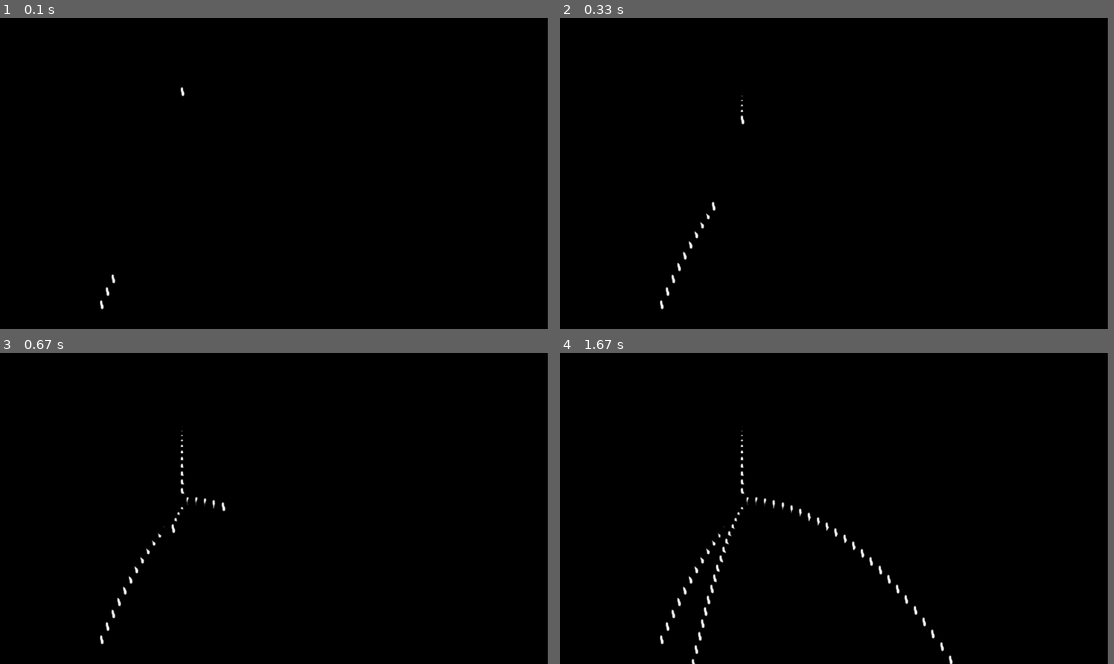
Above: before the commit, frames 1-4 (two rows, left to right).
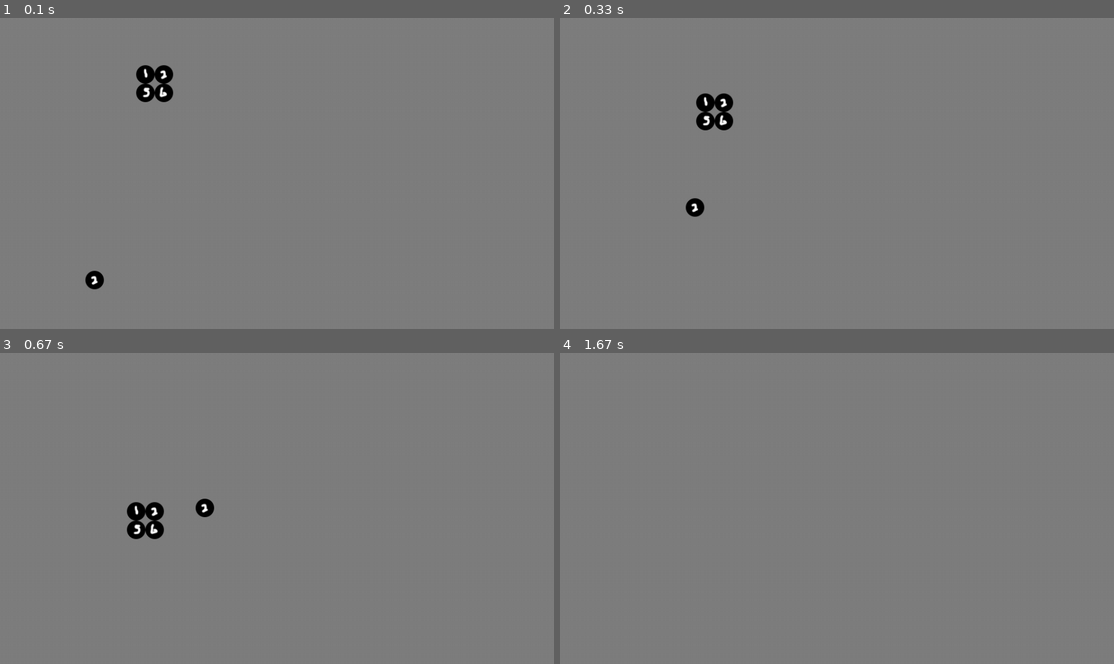
Above: after the commit, the same moments.

Repository: Firedan1176/Pygame-Platformer
Game: pygame game, started from game.py
Same seed, same stepped clock (60 frames per second), same inputs: the game is played once before the commit and once after it.
Inputs:
- Up to frame 1 (0.1 s): no input
- Up to frame 2 (0.33 s): no input
- Up to frame 3 (0.67 s): no input
- Up to frame 4 (1.67 s): no input
The window is 890x506 before the commit and 900x506 after it. Grey fills any space a smaller window leaves; there, only what the larger window draws over its background counts as a difference.

The runs differ from the first frame. In frame 1, 98% of the frame differs, in the area x 0-99%, y 0-100%; in frame 2, 98%; in frame 3, 98%; in frame 4, 99%.

Commit message:
Sprite and object handling
updated sprite loading and changed the way objects are handled. GameObjects are now sorted based on their z depth

Diff:
--- a/game.py
+++ b/game.py
@@ -8,7 +8,7 @@
 
 pygame.init()
 
-display = pygame.display.set_mode((950, 540))
+display = pygame.display.set_mode((960, 540))
 pygame.display.set_caption("Pygame Project")
 
 clock = pygame.time.Clock()
@@ -17,23 +17,25 @@
 class testScene:
 
     def __init__(self):
-        test_sprite_surf = pygame.image.load("test_spritesheet.png").convert_alpha()
 
-
-        self.a = Entity()
+        self.a = Entity(1)
         self.a.static = False
         self.a.position = Vector2(300, 400)
-        self.a.scale = Vector2(32, 32)
-        self.a.spritesheet_surf = test_sprite_surf
-        self.a.addSprite(pygame.Rect(0, 0, self.a.scale.x, self.a.scale.y))
+        self.a.scale = Vector2(64, 64)
+        self.a.loadSprite("test_spritesheet.png", [(0, 0)])
 
-        self.b = Entity()
+        self.b = Entity(2)
         self.b.static = False
         self.b.position = Vector2(150, 0)
         self.b.velocity = Vector2(10, 25)
         self.b.scale = Vector2(32, 32)
-        self.b.spritesheet_surf = test_sprite_surf
-        self.b.addSprite(pygame.Rect(32, 0, self.b.scale.x, self.b.scale.y))
+        self.b.loadSprite("test_spritesheet.png", [(32, 0)])
+
+        self.bg = GameObject(0)
+        self.bg.position = Vector2(960, 0)
+        self.bg.scale = Vector2(960, 540)
+        self.bg.loadSprite("dark_grey.png", [(0, 0)])
+
 
 testScene()
 
--- a/objects.py
+++ b/objects.py
@@ -1,40 +1,66 @@
+import pygame
 from pygame.math import Vector2
+import utils
 import physics
 
 scene_gameobjects = []
 
+scene_sprites = {}
+
+#Insert an object deriving from GameObject into the scene
+def insertObject(obj):
+    global scene_gameobjects
+    #Get the index of the next highest value
+    #Change 'x.z' to search by a different value other than the z depth
+    i = utils.binarySearch([x.z for x in scene_gameobjects], obj.z, 0, len(scene_gameobjects) - 1)
+    scene_gameobjects = scene_gameobjects[:i] + [obj] + scene_gameobjects[i:]
+
+#Remove an object from the scene
+#It may be wise to find a way to binary search and remove it
+#Note that you may need to iterate over the matched index a few times as some game elements
+#will have the same z value
+def removeObject(obj):
+    global scene_gameobjects
+    scene_gameobjects.remove(obj)
+    del obj
+
 class GameObject:
-    spritesheet_surf = None
-    spritesheet = []
-    sprite_index = 0
 
-    def __init__(self, position = Vector2(0, 0), scale = Vector2(1, 1), rotation = 0):
-        scene_gameobjects.append(self)
-        #self.id = len(scene_gameobjects) #Do something different than this
-        self.position = position
-        self.scale = scale
-        self.rotation = rotation
+    def __init__(self, z):
+        self.z = z
+        self.position = Vector2(0, 0)
+        self.scale = Vector2(32, 32)
+        self.rotation = 0
+        self.sprite_index = 0 #default to the first sprite
+        self.sprites = []
+
+        global scene_gameobjects
+        insertObject(self)
+
+    def loadSprite(self, filename, coords):
+        global scene_sprites
+        if filename not in scene_sprites:
+            scene_sprites[filename] = pygame.image.load(filename).convert_alpha()
+        self.sprite_source = scene_sprites[filename]
+        for x in coords:
+            self.sprites.append(pygame.Rect(x[0], x[1], self.scale.x, self.scale.y))
 
 
-    def addSprite(self, rectangle):
-        self.spritesheet.append(rectangle)
-
 class Entity(GameObject):
-    def __init__(self):
-        GameObject.__init__(self)
+    def __init__(self, z):
+        super().__init__(z)
+        #GameObject.__init__(self)
         self.static = True
         self.collisions = True
         self.velocity = Vector2(0, 0)
         self.mass = 1
         self.restitution = 0.2 #debug test value
 
+
 #Returns sublist of scene_gameobjects where each item is the same class as classType or its base class(es)
 def getObjectsOfType(classType = GameObject):
     return [item for item in scene_gameobjects if item.__class__ == classType or classType in item.__class__.__bases__]
 
-def destroy(go):
-    scene_gameobjects.remove(go)
-    del go
 
 #Initiates physics solving
 def solvePhysics():
@@ -43,5 +69,5 @@
 #Draws objects.
 def draw(display):
     for obj in getObjectsOfType(GameObject):
-        if obj.spritesheet_surf and obj.spritesheet and len(obj.spritesheet) > 0:
-            display.blit(obj.spritesheet_surf, (obj.position[0], display.get_height() - obj.position[1] - obj.spritesheet[obj.sprite_index].height), obj.spritesheet[obj.sprite_index])
+        if obj.sprites and len(obj.sprites) > 0:
+            display.blit(obj.sprite_source, (obj.position[0] - obj.sprites[obj.sprite_index].width, display.get_height() - obj.position[1] - obj.sprites[obj.sprite_index].height), obj.sprites[obj.sprite_index])
--- /dev/null
+++ b/utils.py
@@ -0,0 +1,56 @@
+#Contains utilities for sorting and inserting into a list of INTEGERS
+
+
+#Searches for val in iterator or returns next highest value's index
+def binarySearch(iterator, val, start, end):
+    if start == end:
+        if iterator[start] > val:
+            return start
+        else:
+            return start + 1
+
+    if start> end:
+        return start
+
+    mid = (start + end) // 2
+    if iterator[mid] < val:
+        return binarySearch(iterator, val, mid + 1, end)
+    elif iterator[mid] > val:
+        return binarySearch(iterator, val, start, mid - 1)
+    else:
+        return mid
+
+#Sorty boi
+def insertionSort(iterator):
+    for i in range(1, len(iterator)):
+        val = iterator[i]
+        j = binarySearch(iterator, val, 0, i - 1)
+        #Concatenate a new list that puts the selected value in the right order
+        iterator = iterator[:j] + [val] + iterator[j:i] + iterator[i + 1:]
+    return iterator
+
+
+#Inserts val into a sorted list
+def insert(iterator, val):
+    #Get the index of the next highest val in iterator
+    i = binarySearch(iterator, val, 0, len(iterator) - 1)
+    #Concatenate a new list that puts the value in a sorted list
+    iterator = iterator[:i] + [val] + iterator[i:]
+    return iterator
+
+#Removes val from a sorted list
+def remove(iterator, val):
+    i = binarySearch(iterator, val, 0, len(iterator) - 1)
+    if iterator[i - 1] != val:
+        return iterator #The value isn't even in the list so just quit
+
+    iterator = iterator[:i - 1] + iterator[i:]
+    return iterator
+
+
+#a = [37, 4, 19, 34, 10, 5, 9, 2]
+#
+#a = insertionSort(a)
+#print(a)
+#a = remove(a, 10)
+#print(a)
Binary file added: dark_grey.png
